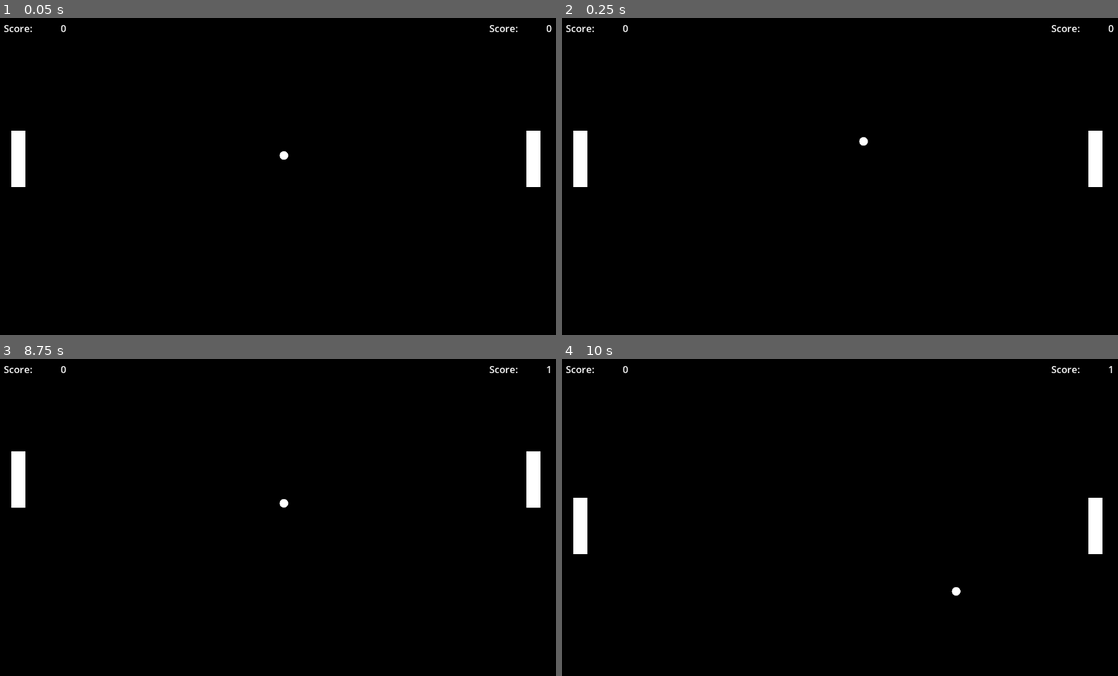
Above: before the commit, frames 1-4 (two rows, left to right).
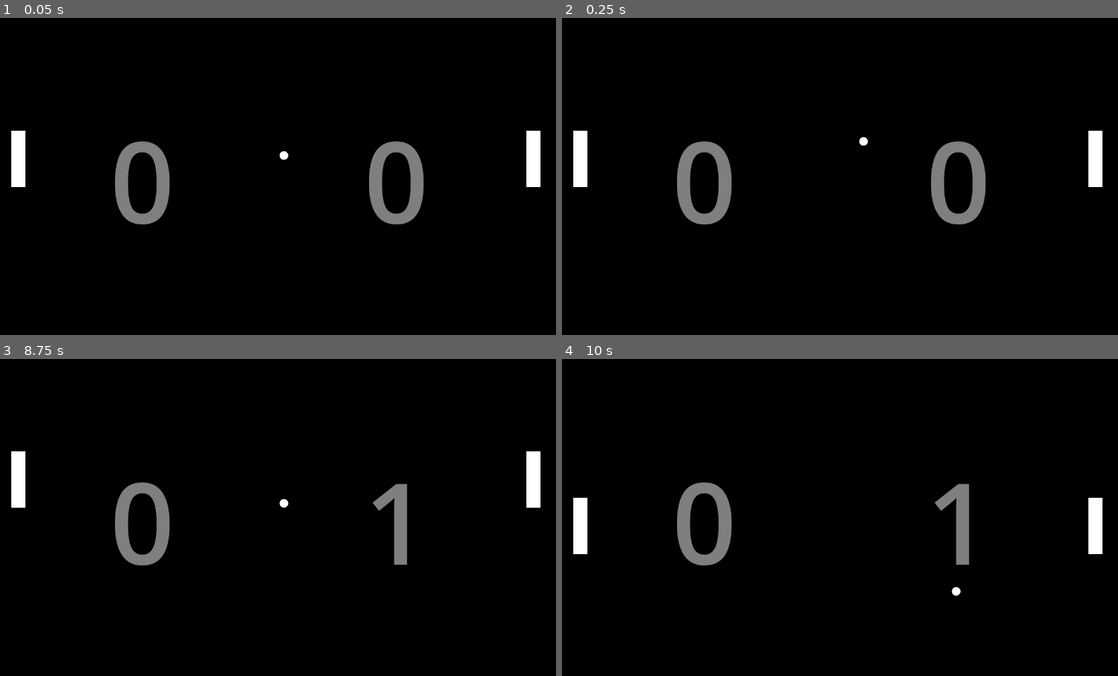
Above: after the commit, the same moments.

Repository: thejacer87/Pong
Game: Godot game, scene res://Main.tscn
The game is run twice, just before and just after one commit, with the same random seed, the same clock (stepped at 60 frames per second) and the same inputs.
Inputs:
- Up to frame 1 (0.05 s): no input
- Up to frame 2 (0.25 s): no input
- Up to frame 3 (8.75 s): hold Up (paddle_up) 0.53-1.28 s; hold S (paddle_down) 1.28-2.03 s; hold Up (paddle_up) 2.03-3.53 s; hold S (paddle_down) 3.53-5.78 s; hold Up (paddle_up) 5.78-8.03 s; hold S (paddle_down) from 8.03 s (still down)
- Up to frame 4 (10 s): release S (paddle_down) at 9.53 s; hold Up (paddle_up) from 9.53 s (still down)

The runs differ from the first frame. In frame 1, 2.8% of the frame differs, in the area x 0-100%, y 2-66%; in frame 2, 2.8%; in frame 3, 2.2%; in frame 4, 2.2%.

Commit message:
wip

Diff:
--- a/UI.tscn
+++ b/UI.tscn
@@ -1,20 +1,14 @@
-[gd_scene load_steps=6 format=3 uid="uid://0t7fdjjkiswj"]
+[gd_scene load_steps=4 format=3 uid="uid://0t7fdjjkiswj"]
 
 [ext_resource type="Script" path="res://UI.gd" id="1_pg2c5"]
-
-[sub_resource type="SystemFont" id="SystemFont_p6qm1"]
-subpixel_positioning = 0
-
-[sub_resource type="LabelSettings" id="LabelSettings_vy126"]
-font = SubResource("SystemFont_p6qm1")
-font_size = 22
 
 [sub_resource type="SystemFont" id="SystemFont_mfatv"]
 subpixel_positioning = 0
 
 [sub_resource type="LabelSettings" id="LabelSettings_jleoi"]
 font = SubResource("SystemFont_mfatv")
-font_size = 22
+font_size = 256
+font_color = Color(1, 1, 1, 0.498039)
 
 [node name="UI" type="Control"]
 layout_mode = 3
@@ -26,42 +20,32 @@
 script = ExtResource("1_pg2c5")
 
 [node name="MarginContainer" type="MarginContainer" parent="."]
-offset_left = 15.0
-offset_right = 157.0
-offset_bottom = 47.0
-
-[node name="ScoreLabel" type="Label" parent="MarginContainer"]
-offset_top = 6.0
-offset_right = 142.0
-offset_bottom = 40.0
-text = "Score:"
-label_settings = SubResource("LabelSettings_vy126")
+layout_mode = 0
+offset_left = 256.0
+offset_top = 192.0
+offset_right = 402.0
+offset_bottom = 544.0
 
 [node name="Score" type="Label" parent="MarginContainer"]
-offset_top = 6.0
-offset_right = 142.0
-offset_bottom = 40.0
+layout_mode = 2
+offset_right = 146.0
+offset_bottom = 352.0
 text = "0"
 label_settings = SubResource("LabelSettings_jleoi")
 horizontal_alignment = 2
 vertical_alignment = 1
 
 [node name="MarginContainer2" type="MarginContainer" parent="."]
-offset_left = 1116.0
-offset_right = 1258.0
-offset_bottom = 47.0
-
-[node name="ScoreLabel" type="Label" parent="MarginContainer2"]
-offset_top = 6.0
-offset_right = 142.0
-offset_bottom = 40.0
-text = "Score:"
-label_settings = SubResource("LabelSettings_vy126")
+layout_mode = 0
+offset_left = 832.0
+offset_top = 192.0
+offset_right = 978.0
+offset_bottom = 544.0
 
 [node name="Score" type="Label" parent="MarginContainer2"]
-offset_top = 6.0
-offset_right = 142.0
-offset_bottom = 40.0
+layout_mode = 2
+offset_right = 146.0
+offset_bottom = 352.0
 text = "0"
 label_settings = SubResource("LabelSettings_jleoi")
 horizontal_alignment = 2
